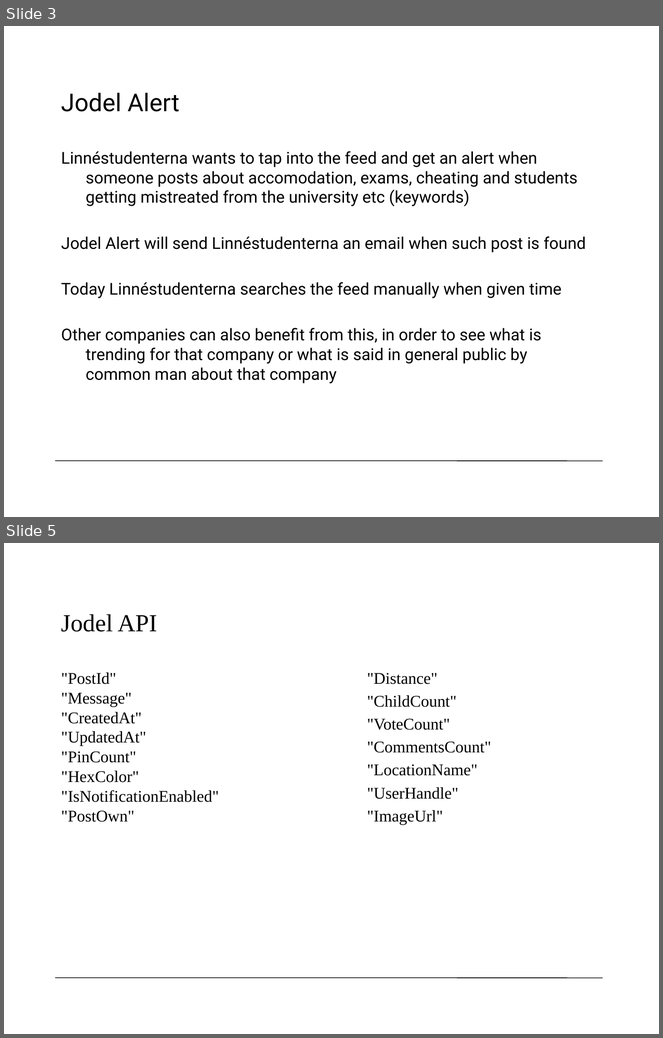
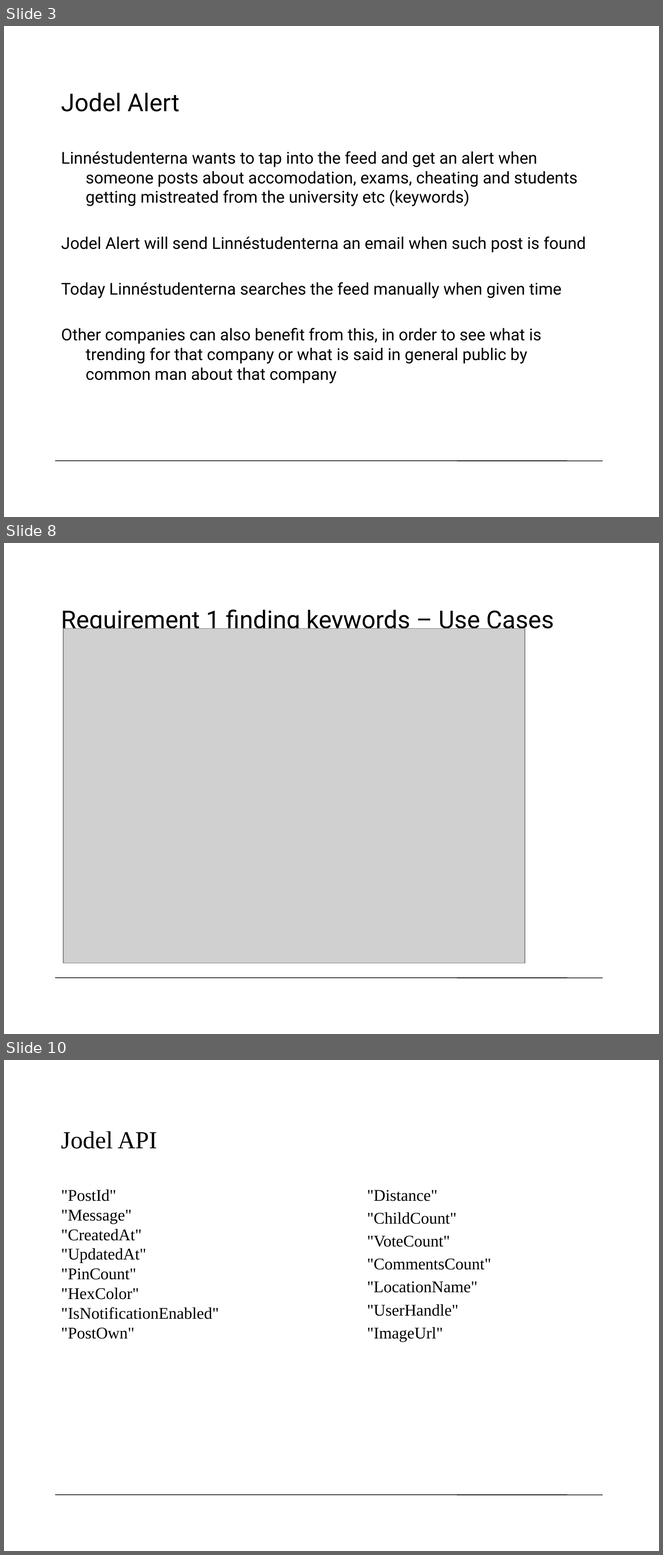
Before and after one commit to legendmcdonald/2DV603, a slide deck: JodelAlert.pptx. Shown one above the other, each under a label of ours: slides 3 and 5 before the commit, slides 3, 8 and 10 after it; the slides between them are not shown. The pictures are 663x1038 and 663x1555 pixels, drawn with LibreOffice and Linux fonts; fonts in the diff are those of the drawing; grey boxes stand for pictures; background and template pictures are left out. Boxes give left, top, right and bottom in pixels: in the first picture for what was removed or moved away, otherwise in the second. Text is boxed around its words. In the diff, an @@ line names an element or a change of style, - is before the commit and + after.

```diff
--- a/JodelAlert.pptx
+++ b/JodelAlert.pptx
@@ slide 8 added at <box>4,543,659,1034</box>, background #FFFFFF; not listed: 1 template element that a slide beside it also shows @@
@@ title added at <box>61,610,554,634</box>, 27 pt, text #000000 @@
+Requirement 1 finding keywords – Use Cases
@@ picture added at <box>64,629,526,964</box> @@
@@ what was slide 5 is now slide 10 @@
```
Also in this commit, not shown: 1 slide changed, 5 other slides added, 1 slide removed, 1 other file.
